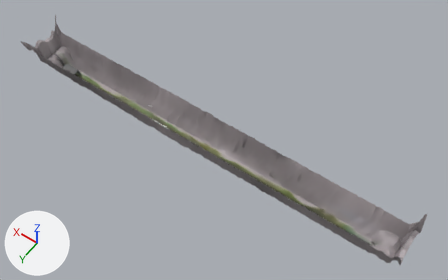
Two versions of the Blender file asset-base/billboards.blend, one commit apart.
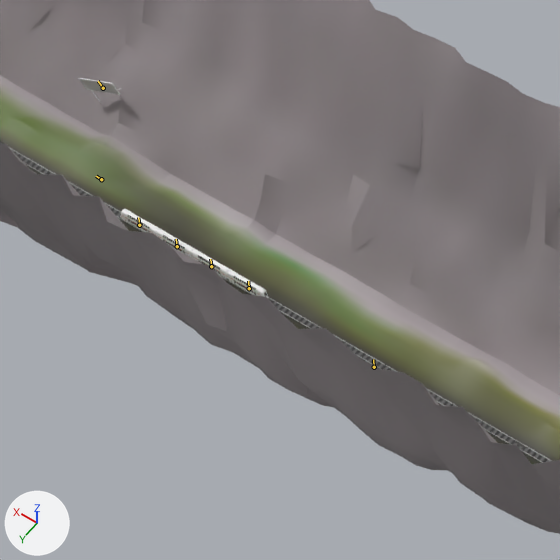
Each version is shown whole from a 50 mm camera at (-203.0, 225.0, 380.0) aimed at (-37.0, -7.0, 15.0), then close up on the part from 31% to 45% of the width and 34% to 56% of the height. Every picture has the same lights, and +X, +Y and +Z are marked at lower left. Both versions are drawn at frame 47 of the action 'CameraAction.001'; the numbers are the values there. The bones that bend it are drawn over the model as lines in the close-ups.

In view in the first close-up: 'billboard', 'floor.001', 'train'.
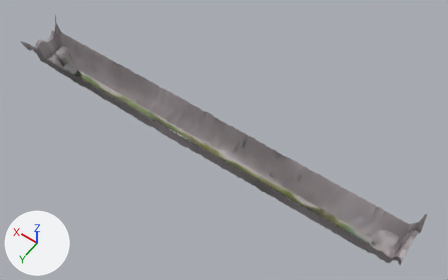
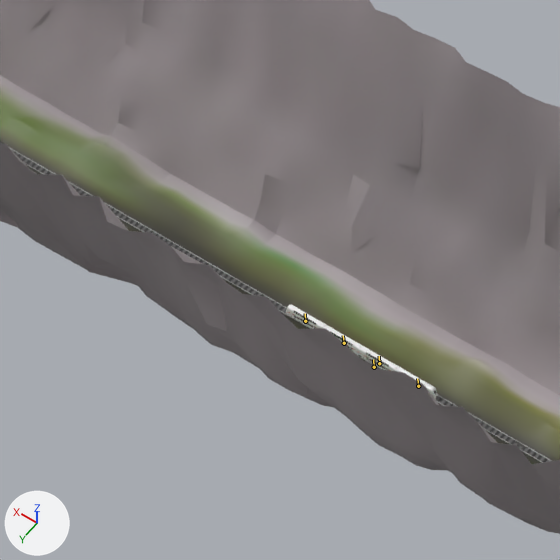
Edits to the scene script, one JSON object a line:
```json
{"block": "bone_b_train2", "where": "bone_b_train2 = bpy.data.objects['Armature'].pose.bones['b_train2']"}
{"op": "set", "path": "bone_b_train2.location", "old": "(16.2, 0.0, 0.0)", "new": "(-1.9, 0.0, 0.0)"}
{"block": "bone_b_train3", "where": "bone_b_train3 = bpy.data.objects['Armature'].pose.bones['b_train3']"}
{"op": "set", "path": "bone_b_train3.location", "old": "(23.8, 0.0, 0.0)", "new": "(5.7, 0.0, 0.0)"}
{"block": "bone_b_train1", "where": "bone_b_train1 = bpy.data.objects['Armature'].pose.bones['b_train1']"}
{"op": "set", "path": "bone_b_train1.location", "old": "(8.0, 0.0, 0.0)", "new": "(-10.2, 0.0, 0.0)"}
{"block": "bone_b_train4", "where": "bone_b_train4 = bpy.data.objects['Armature'].pose.bones['b_train4']"}
{"op": "set", "path": "bone_b_train4.location", "old": "(32.1, 0.0, 0.0)", "new": "(13.9, 0.0, 0.0)"}
{"block": "bone_b_board", "where": "bone_b_board = bpy.data.objects['Armature'].pose.bones['b_board']"}
{"op": "set", "path": "bone_b_board.location", "old": "(-33.3, 3.7, 6.9)", "new": "(-20.3, -0.5, -5.0)"}
{"op": "set", "path": "bone_b_board.rotation_quaternion", "old": "(0.758, -0.176, -0.627, -0.023)", "new": "(0.806, 0.0, 0.591, 0.0)", "note": "degrees (-58, -74, 41) -> degrees (0, 72, 0)"}
```

What differs and where, as boxes (x1, y1, x2, y2) in the close-ups (560 x 560 px):
```json
{"object": "train", "change": "posed", "before": [120, 209, 269, 298], "after": [286, 304, 438, 399], "on screen": "7% taller"}
{"object": "billboard", "change": "posed", "before": [78, 78, 121, 102], "on screen": "not visible afterwards"}
{"bone": "b_train2", "before": "(211, 266) to (210, 259)", "after": "(379, 363) to (379, 356)"}
{"bone": "b_train3", "before": "(177, 246) to (176, 239)", "after": "(344, 343) to (343, 335)"}
{"bone": "b_train1", "before": "(249, 288) to (248, 281)", "after": "(418, 386) to (417, 378)"}
{"bone": "b_train4", "before": "(139, 225) to (138, 217)", "after": "(305, 321) to (305, 313)"}
```
